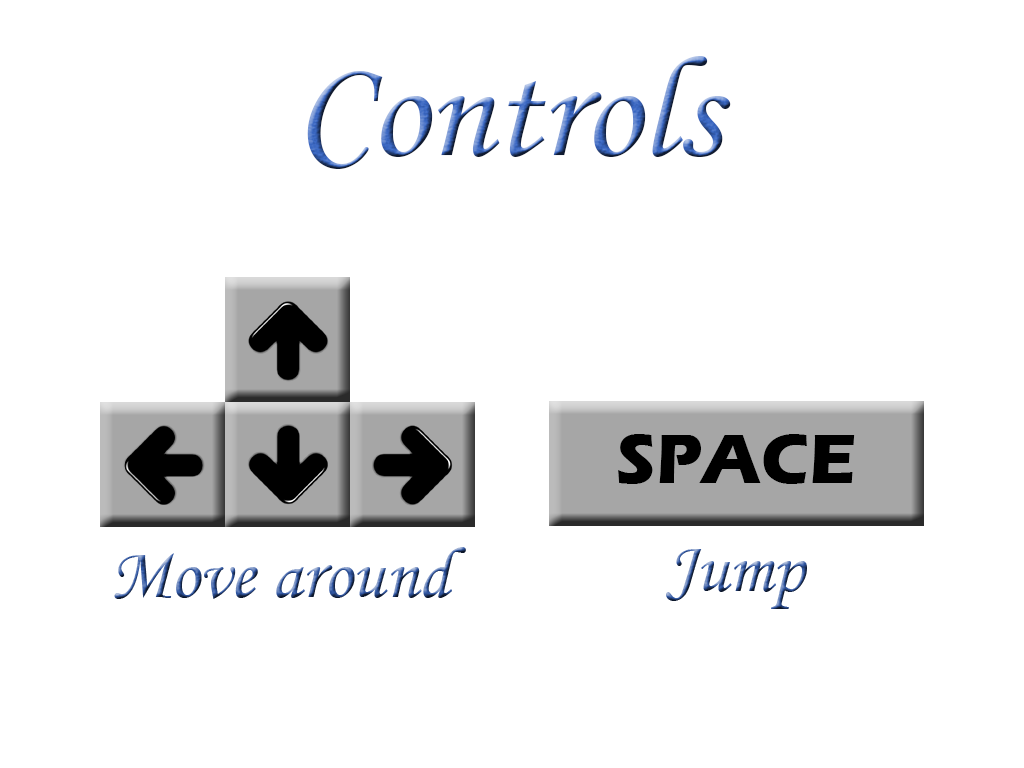
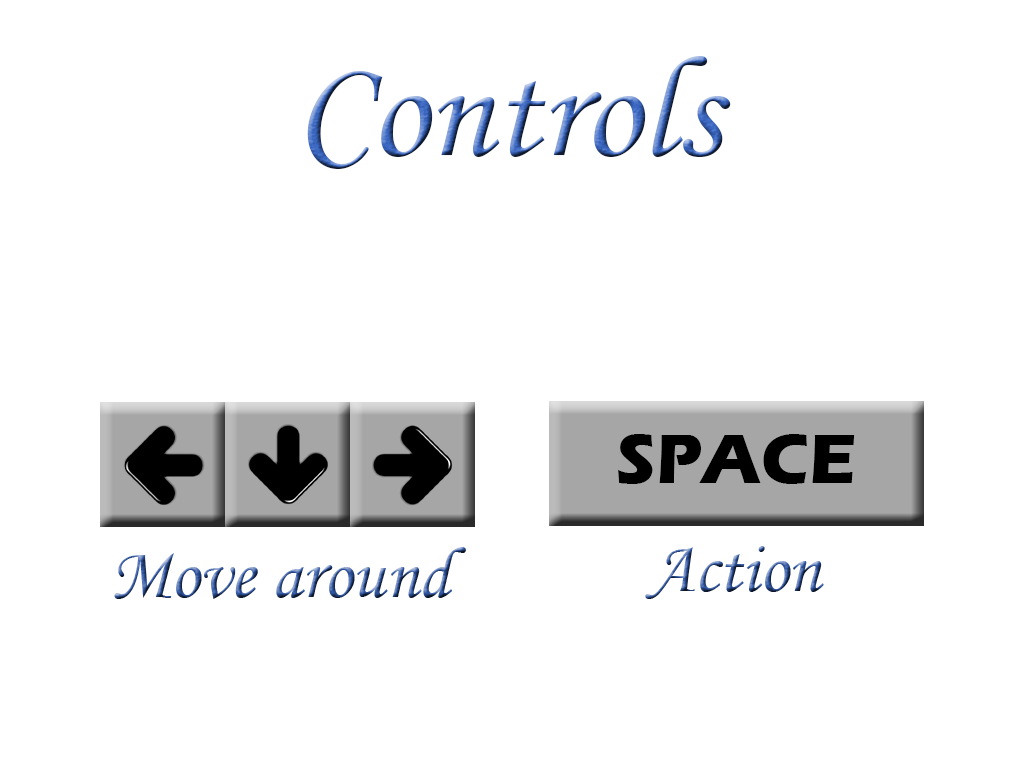
The second (1024, 768) image is a revision of the first. Changes to its layers:
renamed "Jump" to "Action", painted on it over [645,546,824,609]
removed layer "Up" from group "Labels" over [248,301,329,382]
removed layer "Rectangle 1 copy 2" from group "Objects" over [225,277,350,402]
